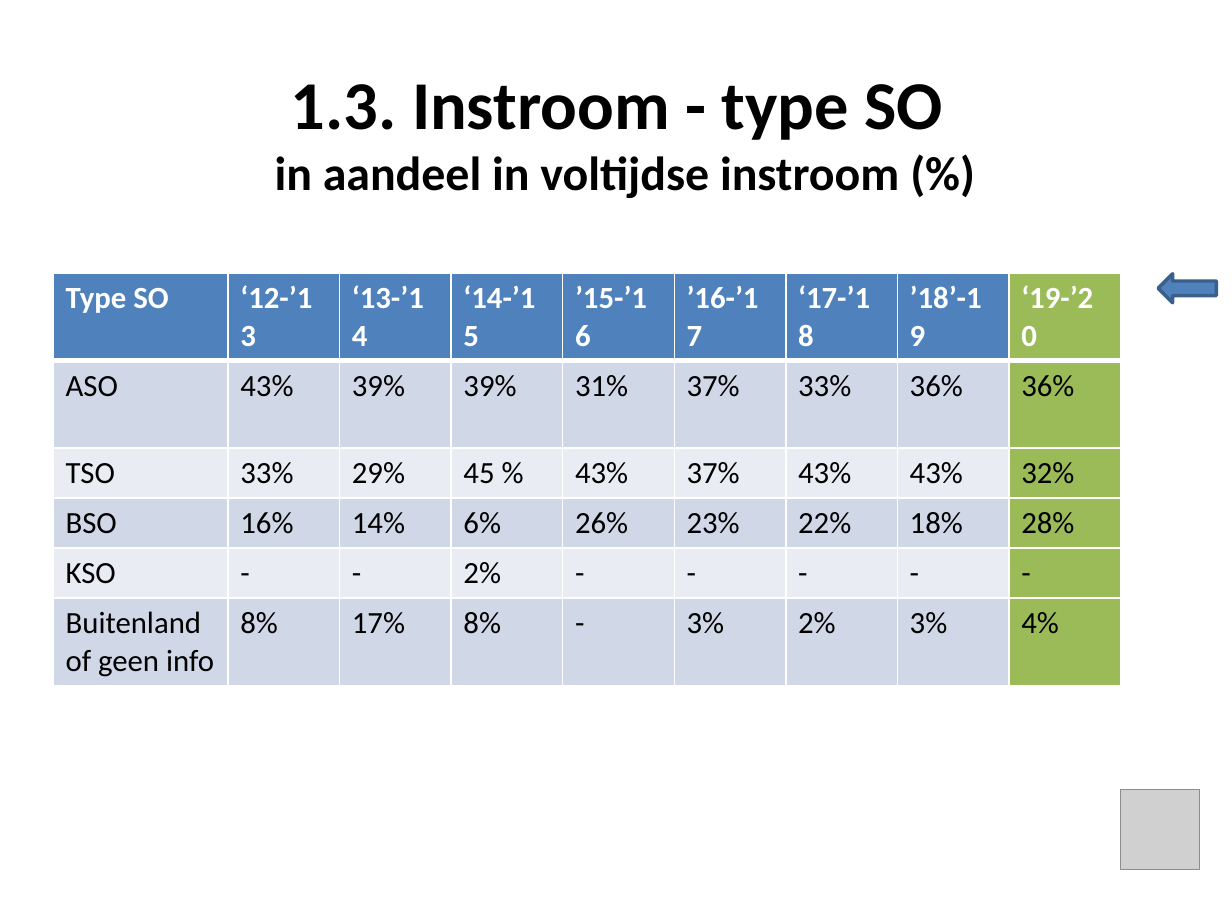
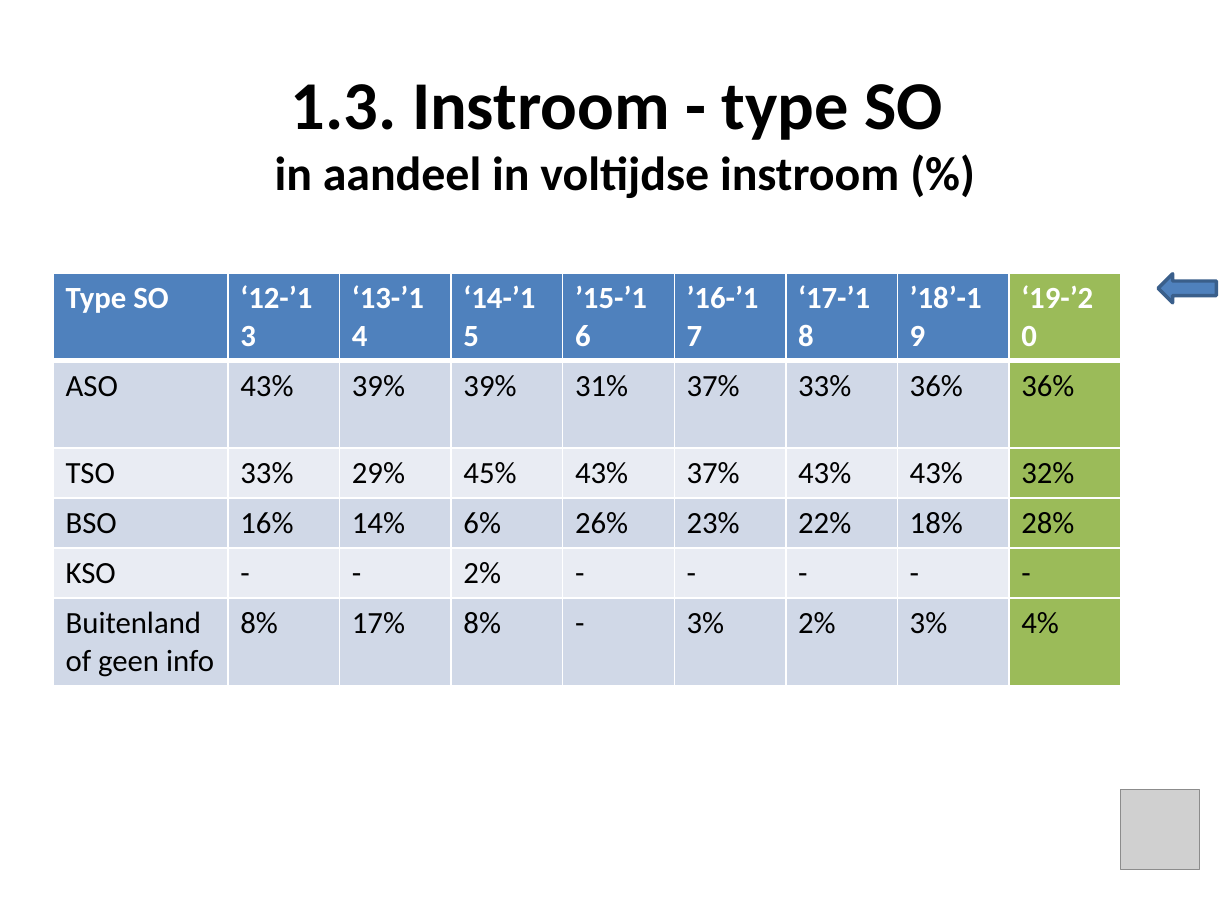
Before and after one commit to JorenSchelkens/GIP, a slide deck: slide 8 of Documentation/Cijferanalyse VRK 2019.pptx. Drawn at 1232x924 pixels with LibreOffice and Linux fonts; fonts in the diff are those of the drawing; grey boxes stand for pictures. Boxes give left, top, right and bottom in pixels: in the first picture for what was removed or moved away, otherwise in the second. Text is boxed around its words. In the diff, an @@ line names an element or a change of style, - is before the commit and + after.

Commit message:
Added more slides

```diff
--- a/Documentation/Cijferanalyse VRK 2019.pptx
+++ b/Documentation/Cijferanalyse VRK 2019.pptx
@@ table at (53, 274, 1125, 683) @@
-row 3, column 4: 45 %
+row 3, column 4: 45%
```
Also in this commit, not shown: 5 other files.
